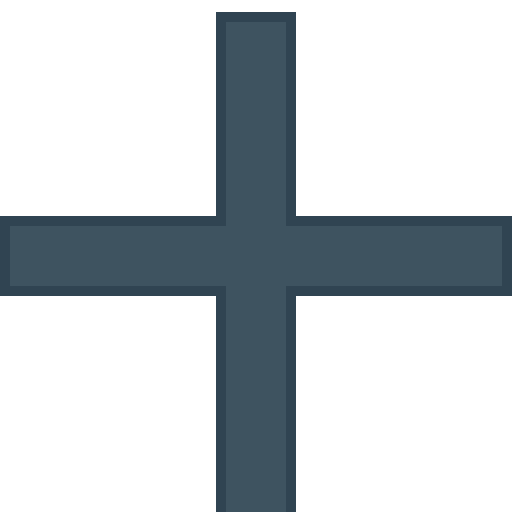
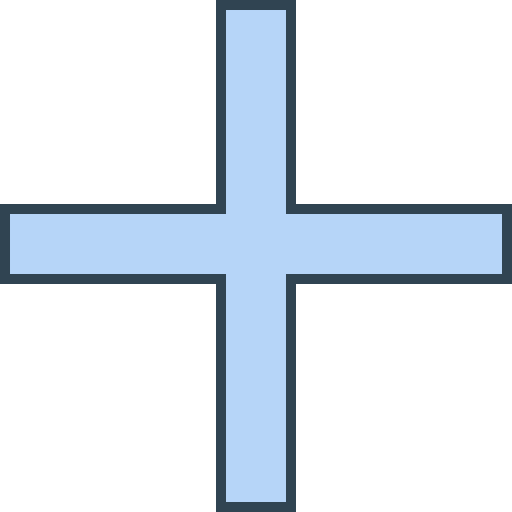
Layers edited between the first and the second w=512, h=512 image:
painted on "長方形 2" over bbox(204, 214, 304, 286)
painted on "長方形 1 のコピー" over bbox(216, 0, 296, 512)
painted on "長方形 1" over bbox(0, 204, 512, 296)